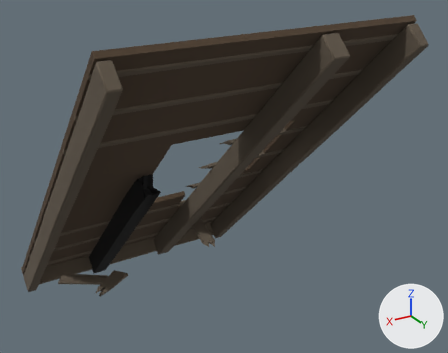
The glTF model godot/assets/props/modelle/dach_kaputt.glb, before and after one commit.
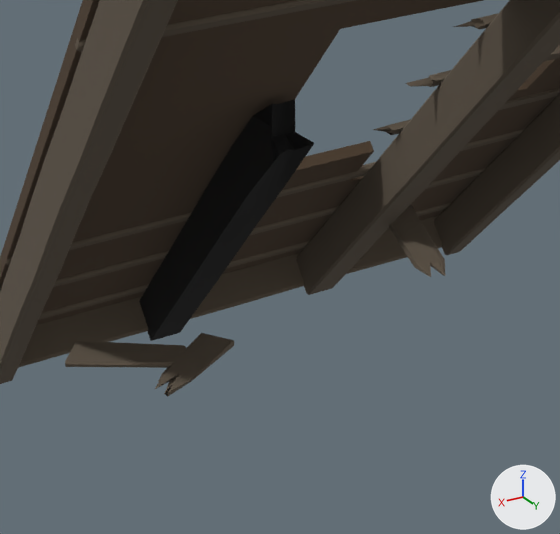
Each version appears first whole from a camera (50 mm lens) standing at (1.91, 4.63, 2.6) and looking at (-0.27, 0.99, 0.78), and next in a close-up on the part from 7% to 59% of the width and 38% to 100% of the height. Lighting does not change. The marker at lower right points along +X, +Y and +Z. The first two pictures are the older version. Vertices at exactly the same position are counted once.

In view in the first close-up: 'dach_kaputt'.
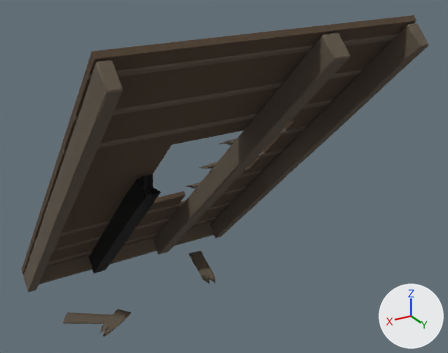
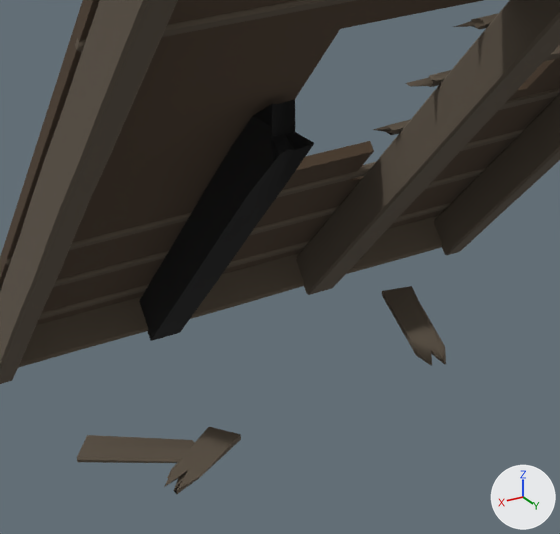
The newer file is also turned or shifted as a whole; pictures and numbers use the older file's frame.

Changed parts and their boxes [x1, y1, x2, y2] in the close-ups (560 x 534 px; the box of a moved part takes in the faces that stretch with it):
'dach_kaputt', reshaped
    before: [0, 0, 560, 397]
    after: [0, 0, 560, 494]
part 1 of me_dach_kaputt, moved or reshaped
    before: [154, 333, 234, 397]
    after: [164, 427, 241, 494]
part 2 of me_dach_kaputt, moved or reshaped
    before: [389, 205, 446, 277]
    after: [382, 286, 446, 366]
part 3 of me_dach_kaputt, moved or reshaped
    before: [65, 341, 186, 368]
    after: [77, 435, 195, 463]

The change in detail:
me_dach_kaputt has 1284 vertices, 2500 faces and spans x -1.0..1.0, y -0.44..2.12, z -0.53..2.02.
me_dach_kaputt is used by ob_dach_kaputt; location (0.0, 0.0, 0.0).
me_dach_kaputt part 1: the loose piece of 30 vertices spanning x 0.43..0.74, y 0.62..0.89, z 0.0..0.02 is moved by (0.0, 0.0, -0.36).
me_dach_kaputt part 2: the loose piece of 30 vertices spanning x -0.52..-0.31, y 0.14..0.69, z 0.0..0.02 is moved by (0.0, 0.0, -0.36).
me_dach_kaputt part 3: the loose piece of 30 vertices spanning x 0.49..0.93, y 0.46..0.8, z 0.0..0.02 is moved by (0.0, 0.0, -0.36).
